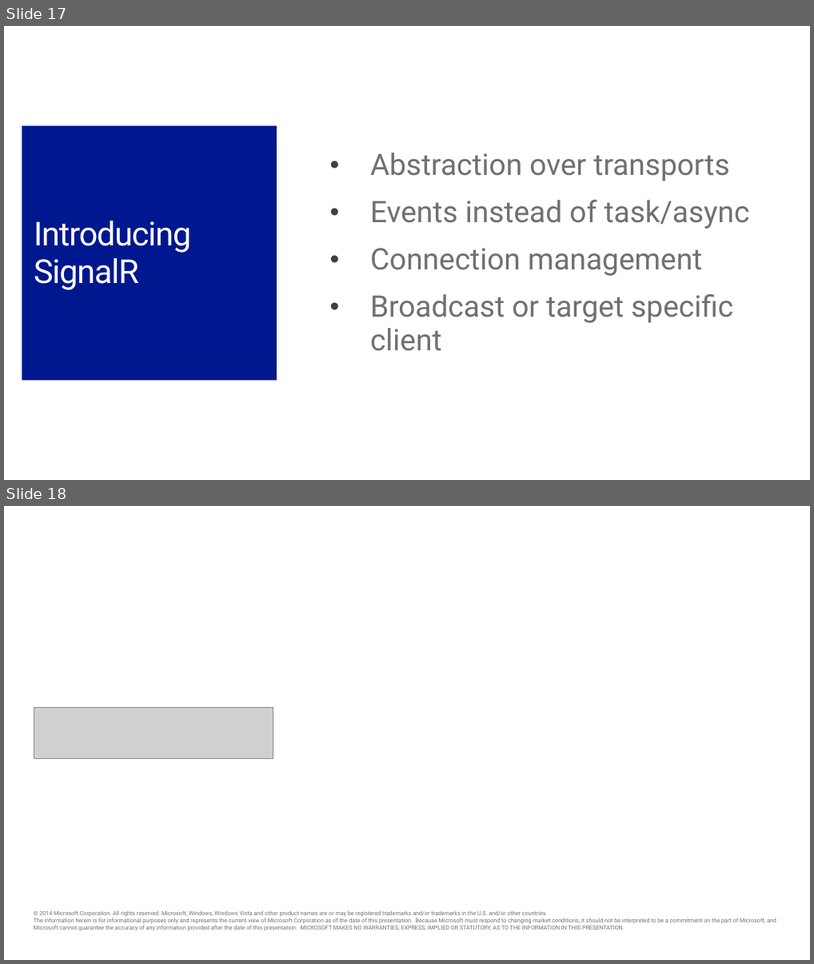
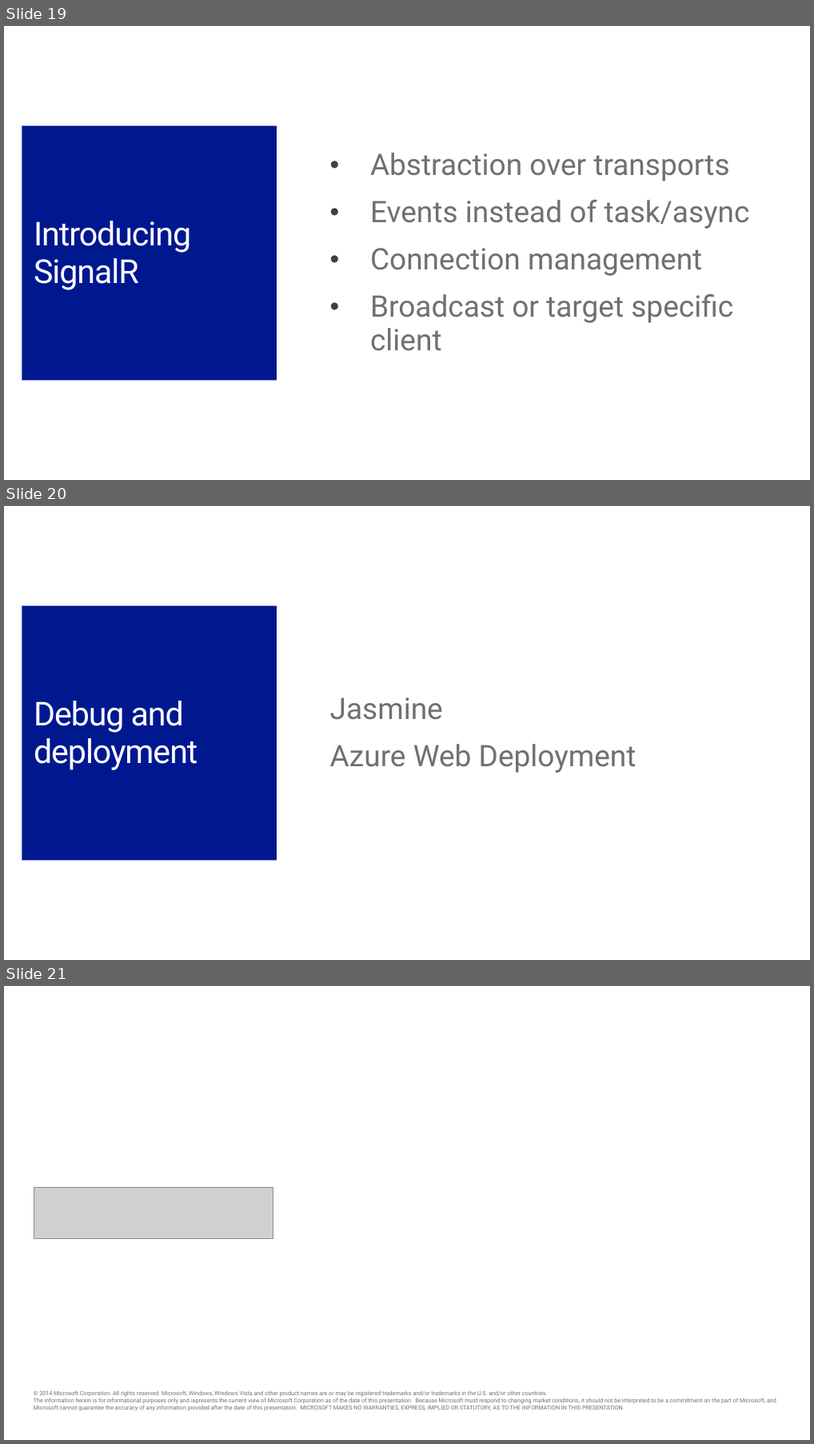
Before and after one commit to jongalloway/Angular-and-ASPNET-Build2014, a slide deck: AngularMTG/Slides/Building a Single Page Application with ASP.NET and Angular.js.pptx. Shown one above the other, each under a label of ours: slides 17 and 18 before the commit, slides 19, 20 and 21 after it. The pictures are 814x964 and 814x1444 pixels, drawn with LibreOffice and Linux fonts; fonts in the diff are those of the drawing; grey boxes stand for pictures; background and template pictures are left out. Boxes give left, top, right and bottom in pixels: in the first picture for what was removed or moved away, otherwise in the second. Text is boxed around its words. In the diff, an @@ line names an element or a change of style, - is before the commit and + after.

```diff
--- a/AngularMTG/Slides/Building a Single Page Application with ASP.NET and Angular.js.pptx
+++ b/AngularMTG/Slides/Building a Single Page Application with ASP.NET and Angular.js.pptx
@@ slide 20 added at box(4, 506, 810, 960), background #FFFFFF @@
@@ title added at box(22, 606, 277, 860), fill #00188F, 40 pt, text #FFFFFF @@
+Debug and deployment
@@ text added at box(330, 697, 637, 772), 36 pt, text #707070 @@
+Jasmine
+Azure Web Deployment
@@ what was slide 17 is now slide 19 @@
@@ what was slide 18 is now slide 21 @@
```
Also in this commit, not shown: 2 other slides added.
